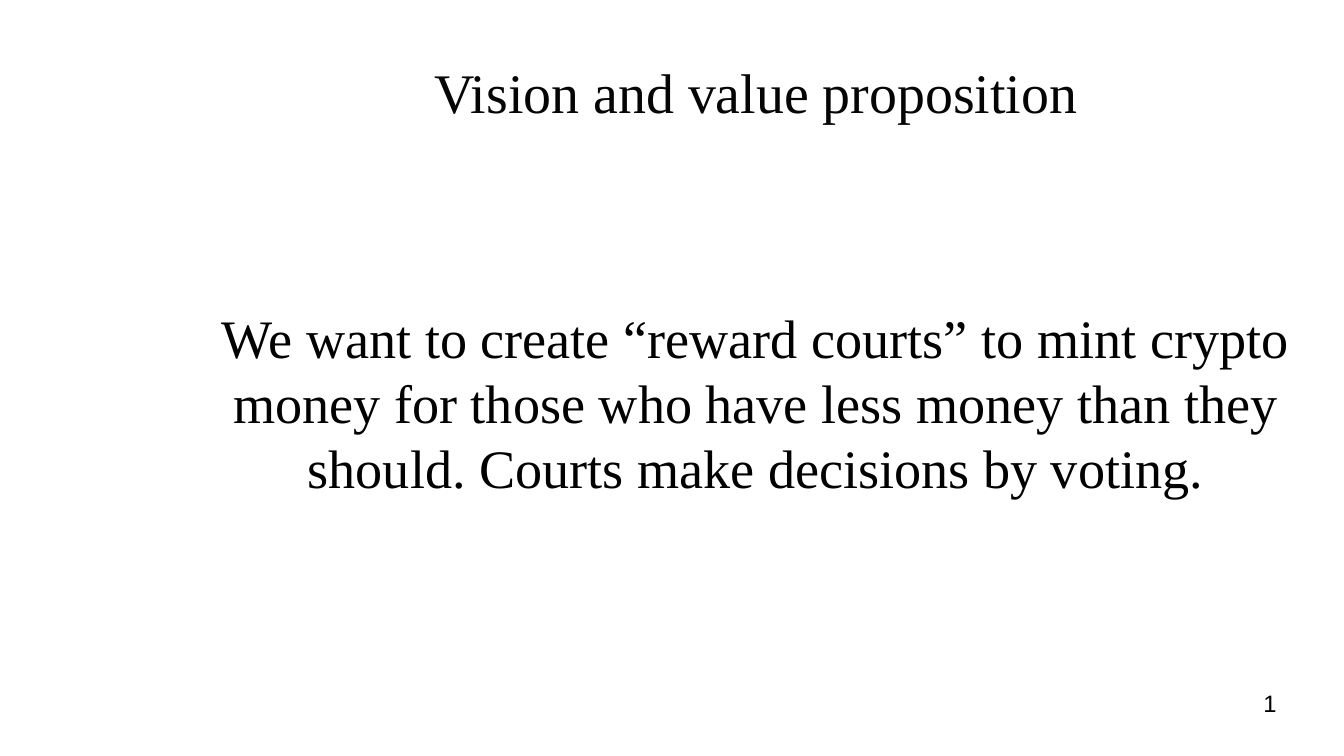
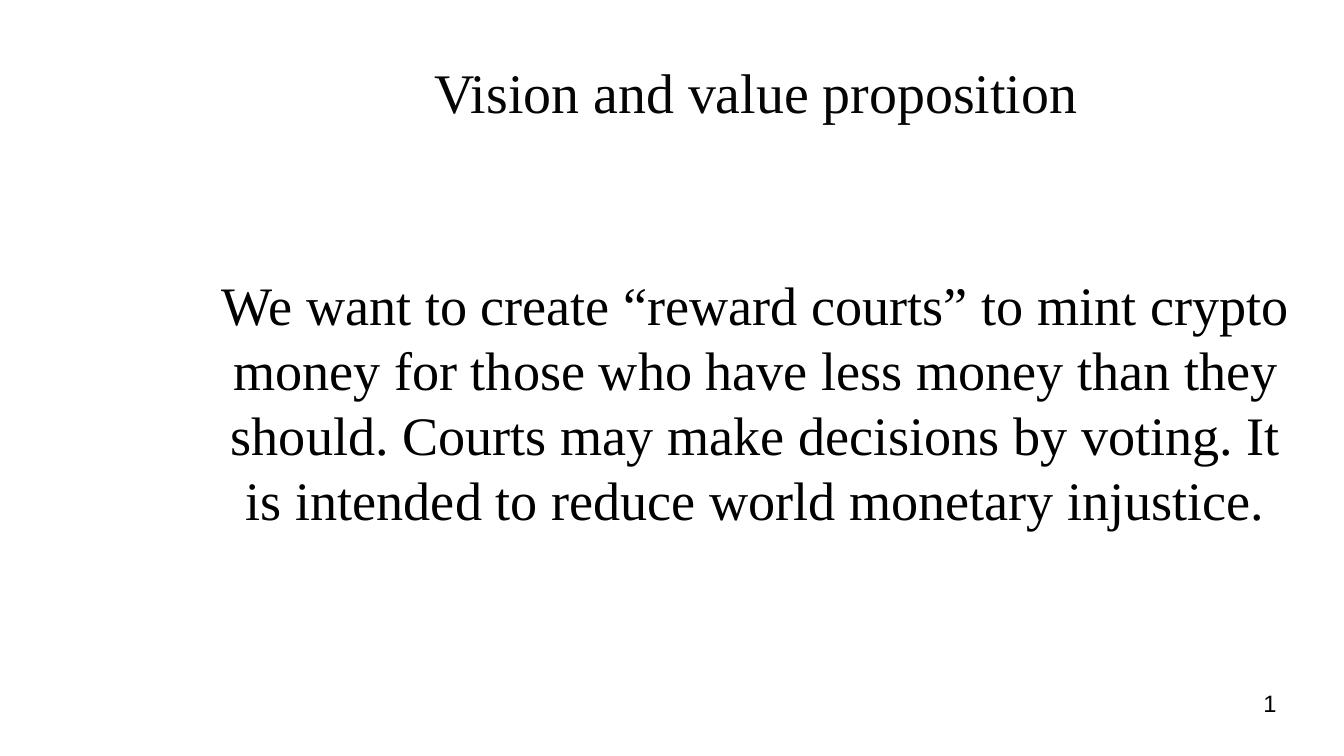
Before and after one commit to vporton/courts, a slide deck: slide 1 of deliverables/pitch-deck.odp. Drawn at 1344x756 pixels with LibreOffice and Linux fonts; fonts in the diff are those of the drawing; background and template pictures are left out. Boxes give left, top, right and bottom in pixels: in the first picture for what was removed or moved away, otherwise in the second. Text is boxed around its words. In the diff, an @@ line names an element or a change of style, - is before the commit and + after.

```diff
--- a/deliverables/pitch-deck.odp
+++ b/deliverables/pitch-deck.odp
@@ subtitle at (222,287,1288,531): text changed @@
-We want to create “reward courts” to mint crypto money for those who have less money than they should. Courts make decisions by voting.
+We want to create “reward courts” to mint crypto money for those who have less money than they should. Courts may make decisions by voting. It is intended to reduce world monetary injustice.
```
Also in this commit, not shown: 4 other slides changed.
